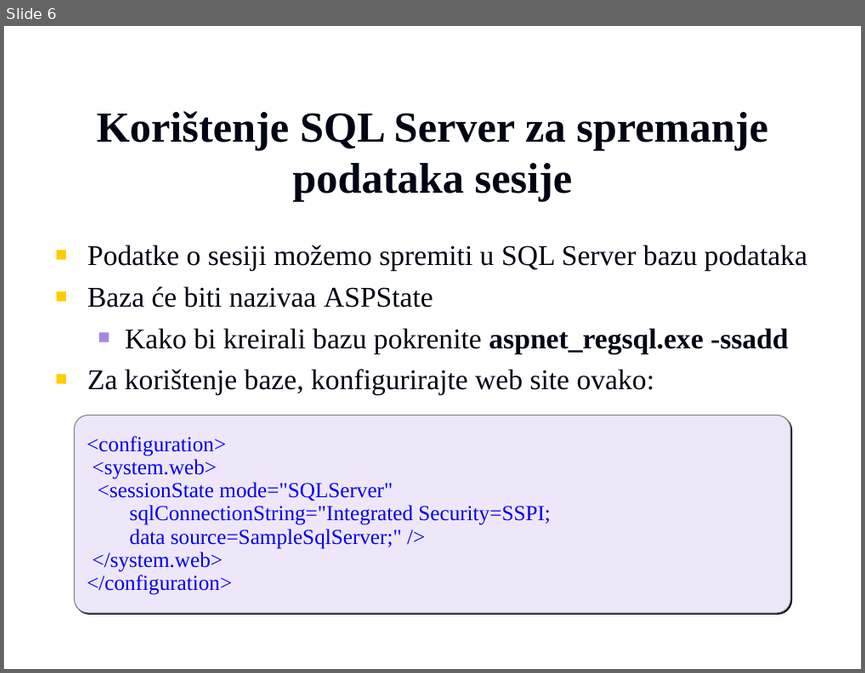
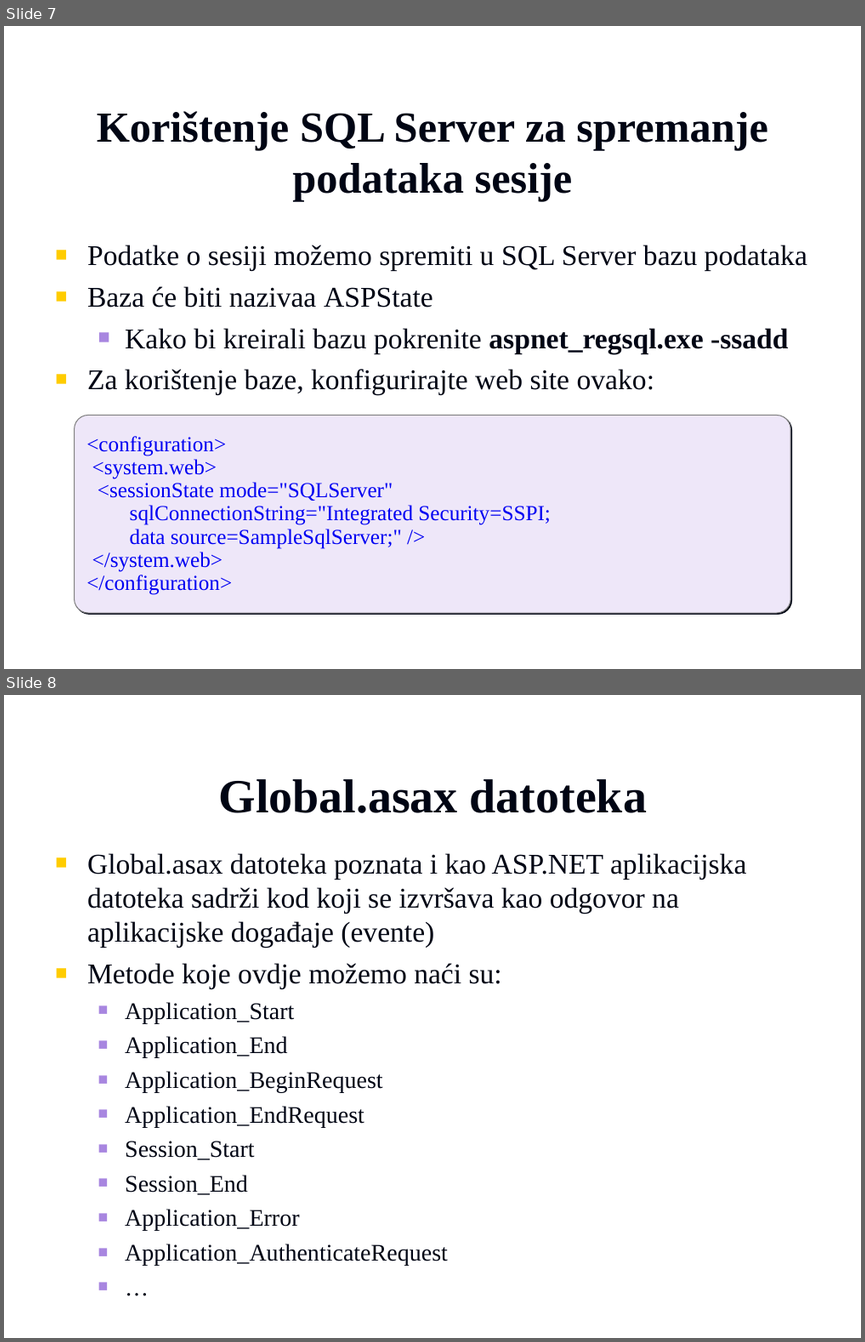
Before and after one commit to vzdesic/PZI, a slide deck: PPTs/15 MVC state management.ppt. Shown one above the other, each under a label of ours: slide 6 before the commit, slides 7 and 8 after it. The pictures are 865x673 and 865x1342 pixels, drawn with LibreOffice and Linux fonts; fonts in the diff are those of the drawing; background and template pictures are left out. Boxes give left, top, right and bottom in pixels: in the first picture for what was removed or moved away, otherwise in the second. Text is boxed around its words. In the diff, an @@ line names an element or a change of style, - is before the commit and + after.

```diff
--- a/PPTs/15 MVC state management.ppt
+++ b/PPTs/15 MVC state management.ppt
@@ slide 8 added at bbox=[4, 695, 861, 1338], background picture (left out) @@
@@ title added at bbox=[219, 779, 647, 813], 40 pt, text #000514, bold @@
+Global.asax datoteka
@@ text added at bbox=[87, 853, 746, 1265], 20 pt, text #000514 @@
+■ Global.asax datoteka poznata i kao ASP.NET aplikacijska datoteka sadrži kod koji se izvršava kao odgovor na aplikacijske događaje (evente)
+■ Metode koje ovdje možemo naći su:
+  ■ Application_Start
+  ■ Application_End
+  ■ Application_BeginRequest
+  ■ Application_EndRequest
+  ■ Session_Start
+  ■ Session_End
+  ■ Application_Error
+  ■ Application_AuthenticateRequest
+  ■ …
@@ what was slide 6 is now slide 7 @@
```
Also in this commit, not shown: 1 slide changed, 2 other slides added, 16 other files.
